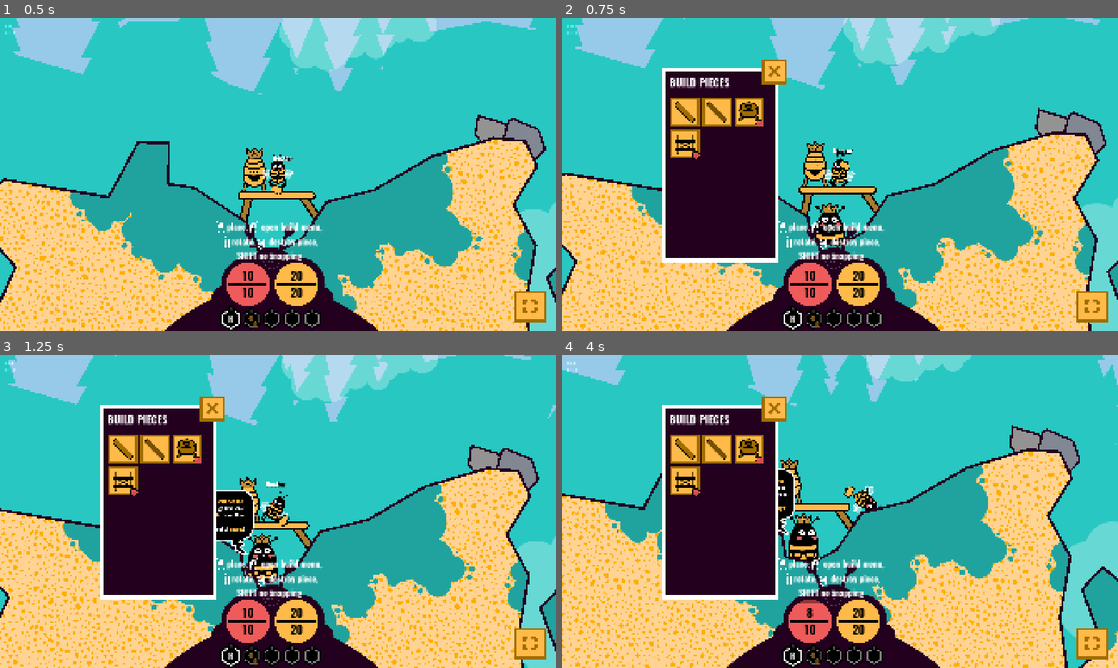
Above: before the commit, frames 1-4 (two rows, left to right).
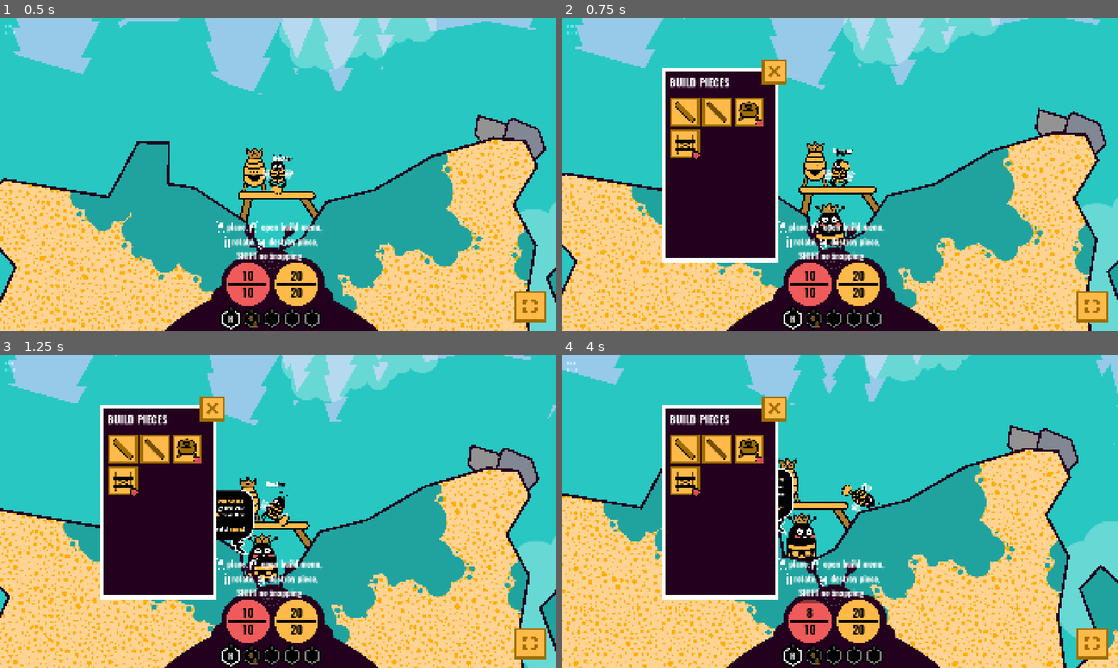
Above: after the commit, the same moments.

Repository: anttihaavikko/slumgum-waggle-dance
Game: Godot game, scene res://Scenes/main.tscn
Same seed, same stepped clock (60 frames per second), same inputs: the game is played once before the commit and once after it.
Inputs (mouse positions are in pixels of both pictures, inside the frame that each line leads up to):
- Up to frame 1 (0.5 s): no input
- Up to frame 2 (0.75 s): tap Enter at 0.5 s; move the mouse to (578, 27) at 0.52 s; hold D (right) from 0.53 s (still down); right-click (578, 27) at 0.6 s; click (578, 27) at 0.67 s
- Up to frame 3 (1.25 s): keep holding D (right)
- Up to frame 4 (4 s): move the mouse to (584, 370) at 1.27 s; release D (right) at 1.28 s; hold S (brake) 1.28-2.03 s; tap Middle mouse button (middle) at 1.35 s; click (584, 370) at 1.42 s; move the mouse to (895, 442) at 2.02 s; hold D (right) 2.03-2.78 s; click (895, 442) at 2.1 s; move the mouse to (812, 574) at 2.77 s; hold W (accelerate) 2.78-3.53 s; tap Shift (shift) at 2.85 s; click (812, 574) at 2.92 s; move the mouse to (1006, 558) at 3.52 s; hold A (left) from 3.53 s (still down); tap 1 (slot_1) at 3.6 s; click (1006, 558) at 3.67 s

Frame 1 is identical in both runs. In frame 2, less than 0.1% of the frame differs, in the area x 0-97%, y 40-87%; in frame 3, 1.3%; in frame 4, 11%, in the area x 0-100%, y 0-100%.

Commit message:
Tweak center of mass

Diff:
--- a/Scenes/main.tscn
+++ b/Scenes/main.tscn
@@ -867,7 +867,7 @@
 mass = 0.5
 physics_material_override = SubResource("PhysicsMaterial_ee4r6")
 center_of_mass_mode = 1
-center_of_mass = Vector2(0, -40)
+center_of_mass = Vector2(0, -35)
 can_sleep = false
 contact_monitor = true
 max_contacts_reported = 1
--- a/Scripts/bee.gd
+++ b/Scripts/bee.gd
@@ -165,7 +165,8 @@
 func _process(delta) -> void:
 	var limit := 10.0
 	var look_mod = (limit - clamp(body.linear_velocity.length(), 0, limit)) / limit
-	cam.position = Vector2.ZERO.move_toward(body.get_local_mouse_position(), 300 * look_mod) + body.linear_velocity * 0.5
+	cam.position = Vector2.ZERO.move_toward(body.get_local_mouse_position(), 300 * look_mod) + \
+		body.linear_velocity * 0.5
 
 	if not health.is_alive(): return
 
Not shown, changed: Misc/art.afdesign~lock~
